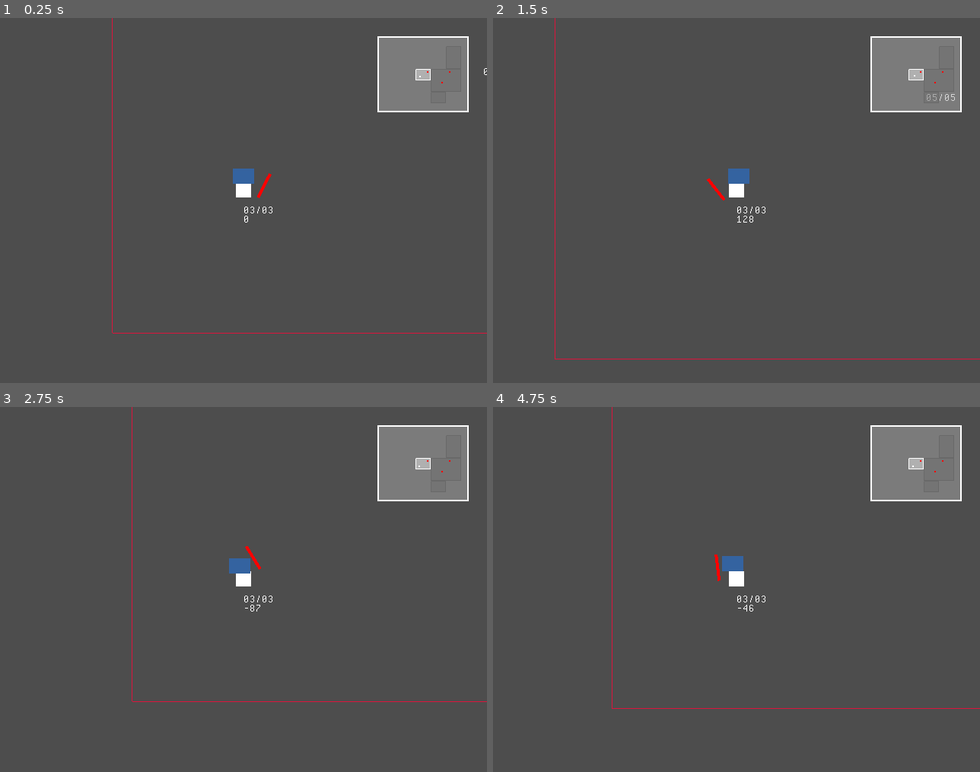
Above: before the commit, frames 1-4 (two rows, left to right).
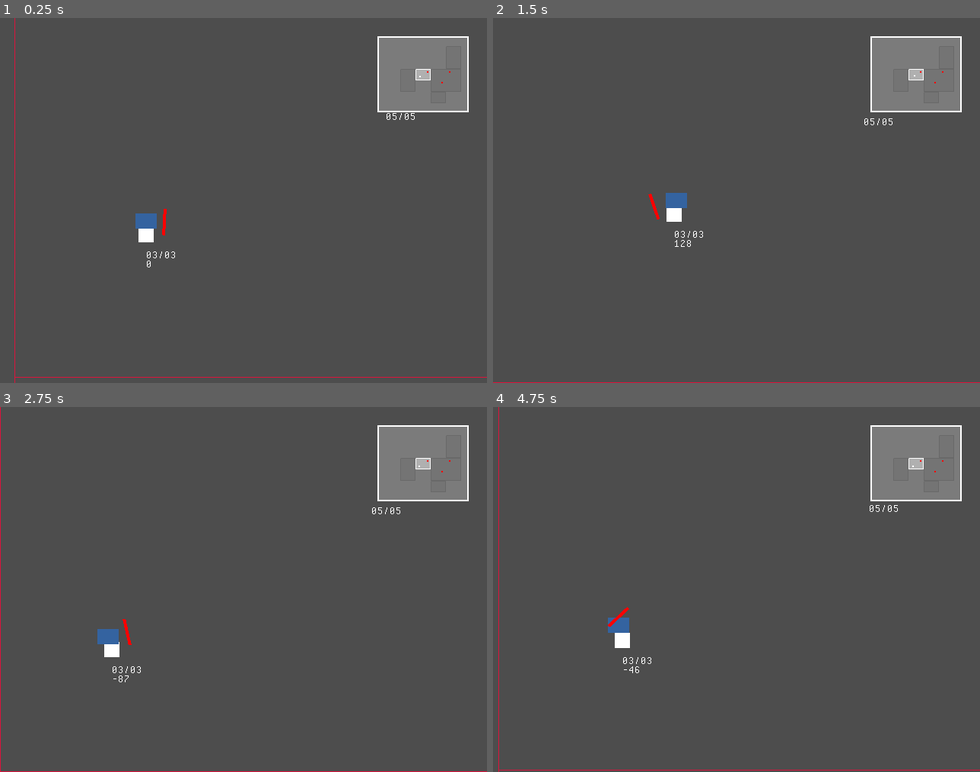
Above: after the commit, the same moments.

Repository: jeffinitup/clang-game
Game: Godot game, scene res://scene/main.tscn
The game is run twice, just before and just after one commit, with the same random seed, the same clock (stepped at 60 frames per second) and the same inputs.
Inputs (mouse positions are in pixels of both pictures, inside the frame that each line leads up to):
- Up to frame 1 (0.25 s): no input
- Up to frame 2 (1.5 s): tap Enter at 0.5 s; move the mouse to (843, 182) at 0.52 s; press the mouse at (843, 182) at 0.53 s; hold D (right) from 0.53 s (still down); tap Space (jump) at 0.77 s; move the mouse to (639, 218) at 1.27 s; release the mouse at (639, 218) at 1.28 s; right-click (639, 218) at 1.35 s
- Up to frame 3 (2.75 s): tap Space (jump) at 1.52 s; move the mouse to (292, 509) at 2.02 s; release D (right) at 2.03 s; hold A (left) from 2.03 s (still down); tap R at 2.1 s
- Up to frame 4 (4.75 s): move the mouse to (712, 662) at 2.77 s; release A (left) at 2.78 s; hold D (right) 2.78-4.28 s; click (712, 662) at 2.85 s; tap Space (jump) at 3.02, 3.77, 4.52 s; move the mouse to (882, 644) at 3.52 s; hold Right mouse button (throw) 3.53-4.28 s; move the mouse to (590, 534) at 4.27 s; hold A (left) from 4.28 s (still down); tap R at 4.35 s

The runs differ from the first frame. In frame 1, 1.4% of the frame differs, in the area x 2-100%, y 0-100%; in frame 2, 1.4%; in frame 3, 1.4%; in frame 4, 1.5%, in the area x 1-100%, y 0-100%.

Commit message:
camera stuffz

Diff:
--- a/clang/prefab/player.tscn
+++ b/clang/prefab/player.tscn
@@ -183,5 +183,3 @@
 
 [node name="debug" type="Node" parent="state_machine"]
 script = SubResource("GDScript_wbs7e")
-
-[node name="Camera2D" type="Camera2D" parent="."]
--- /dev/null
+++ b/clang/prefab/player_cam.tscn
@@ -0,0 +1,10 @@
+[gd_scene load_steps=2 format=3 uid="uid://bw2l1ho8qfa70"]
+
+[ext_resource type="Script" path="res://scripts/player_cam.gd" id="1_kdfsu"]
+
+[node name="cam" type="Camera2D"]
+process_callback = 0
+limit_smoothed = true
+position_smoothing_enabled = true
+position_smoothing_speed = 8.0
+script = ExtResource("1_kdfsu")
--- a/clang/scene/level.tscn
+++ b/clang/scene/level.tscn
@@ -116,3 +116,8 @@
 position = Vector2(1280, -960)
 script = ExtResource("2_6t8sc")
 cell_size = Vector2i(1, 2)
+
+[node name="cell5" type="Node2D" parent="."]
+position = Vector2(-640, 0)
+script = ExtResource("2_6t8sc")
+cell_size = Vector2i(1, 2)
--- a/clang/scripts/level.gd
+++ b/clang/scripts/level.gd
@@ -56,11 +56,10 @@
 	for cell in cells:
 		var cell_pos := cell.pos
 		var cell_size := cell.size
-		for x in range(cell_size.x):
-			for y in range(cell_size.y):
-				if pos == Vector2i(cell_pos.x + x, cell_pos.y + y):
-					print("Cell found at %d x %d y" % [pos.x, pos.y])
-					return cell
+		if pos.x >= cell_pos.x && pos.x <= cell_pos.x + cell_size.x - 1 &&\
+		pos.y >= cell_pos.y && pos.y <= cell_pos.y + cell_size.y - 1:
+			print("Cell found at %d x %d y" % [pos.x, pos.y])
+			return cell
 	return null
 
 class CellData extends Resource:
--- /dev/null
+++ b/clang/scripts/player_cam.gd
@@ -0,0 +1,24 @@
+### player_cam.gd
+class_name PlayerCam extends Camera2D
+
+var last_cd : Level.CellData
+
+func set_constraints(cd : Level.CellData) -> void:
+	if cd == last_cd:
+		return
+
+	if !cd:
+		limit_left = -10000000
+		limit_top = -10000000
+		limit_right = 10000000
+		limit_bottom = 10000000
+		last_cd = null
+		return
+
+	var pos := cd.pos
+	var size := cd.size
+	limit_left = pos.x * 640
+	limit_right = (pos.x + cd.size.x) * 640
+	limit_top = pos.y * 480
+	limit_bottom = (pos.y + cd.size.y) * 480
+	last_cd = cd
--- a/clang/scripts/scene_loader.gd
+++ b/clang/scripts/scene_loader.gd
@@ -10,8 +10,10 @@
 @export var start : PackedScene
 ## Reference to player scene
 @onready var player_scene := preload("uid://wgifaqp6m28b")
-## Reference to hud
+## Reference to hud scene
 @onready var hud_scene := preload("uid://vpjmjy4c6tcy")
+## Reference to player cam scene
+@onready var player_cam_scene := preload("uid://bw2l1ho8qfa70")
 ## Currently loaded scene
 var current_scene : Node
 ## Player reference
@@ -68,6 +70,10 @@
 	current_scene.add_child(player)
 	player.position = pos
 
+	# Create camera
+	var camera : PlayerCam = player_cam_scene.instantiate()
+	player.add_child(camera)
+
 	# Create hud
 	var hud : HUD = hud_scene.instantiate()
 	current_scene.add_child(hud)
@@ -79,6 +85,7 @@
 	current_scene.reload_requested.connect(load_scene_packed.bind(ps, sc))
 	current_scene.cells_populated.connect(hud.minimap.cells_updated.bind())
 	current_scene.player_in_new_cell.connect(hud.minimap.pcell_updated.bind())
+	current_scene.player_in_new_cell.connect(camera.set_constraints.bind())
 
 	player.entered_cell.connect(current_scene.player_entered_cell.bind())
 	player.entered_cell.connect(hud.minimap.ppos_updated.bind())
